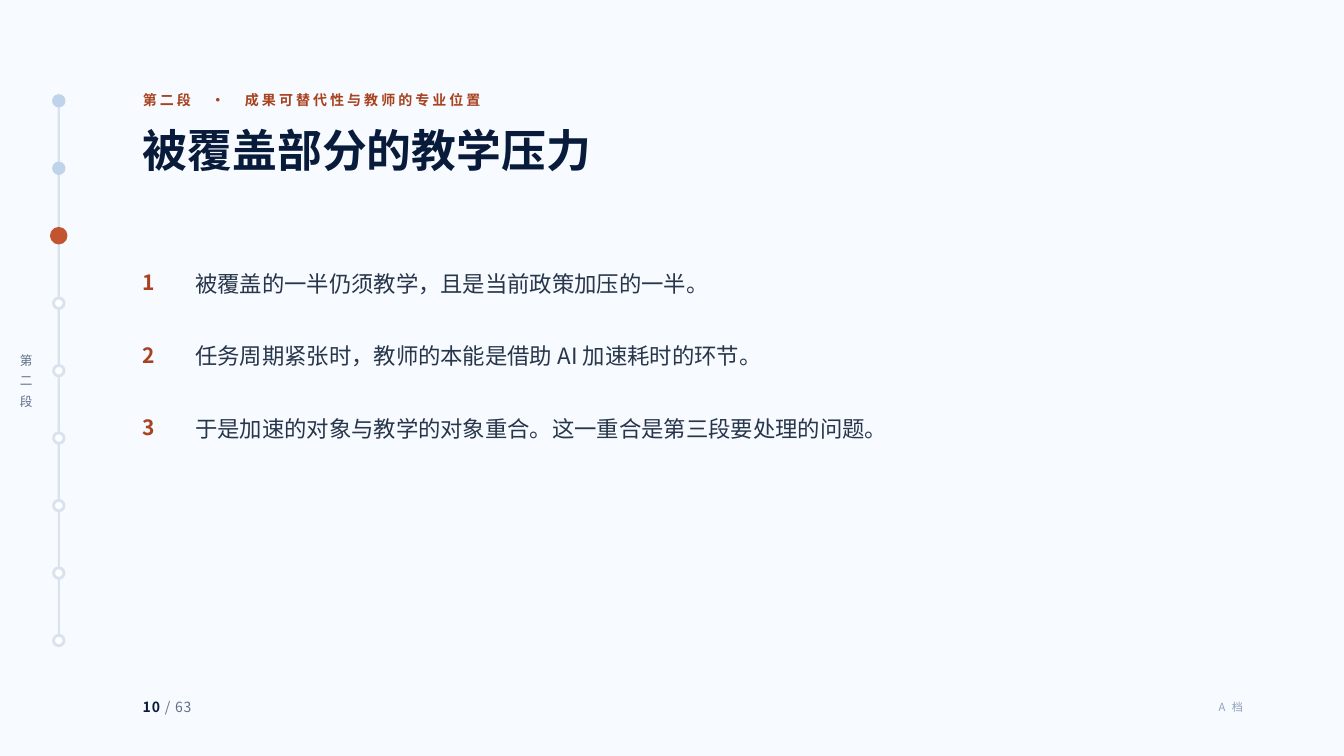
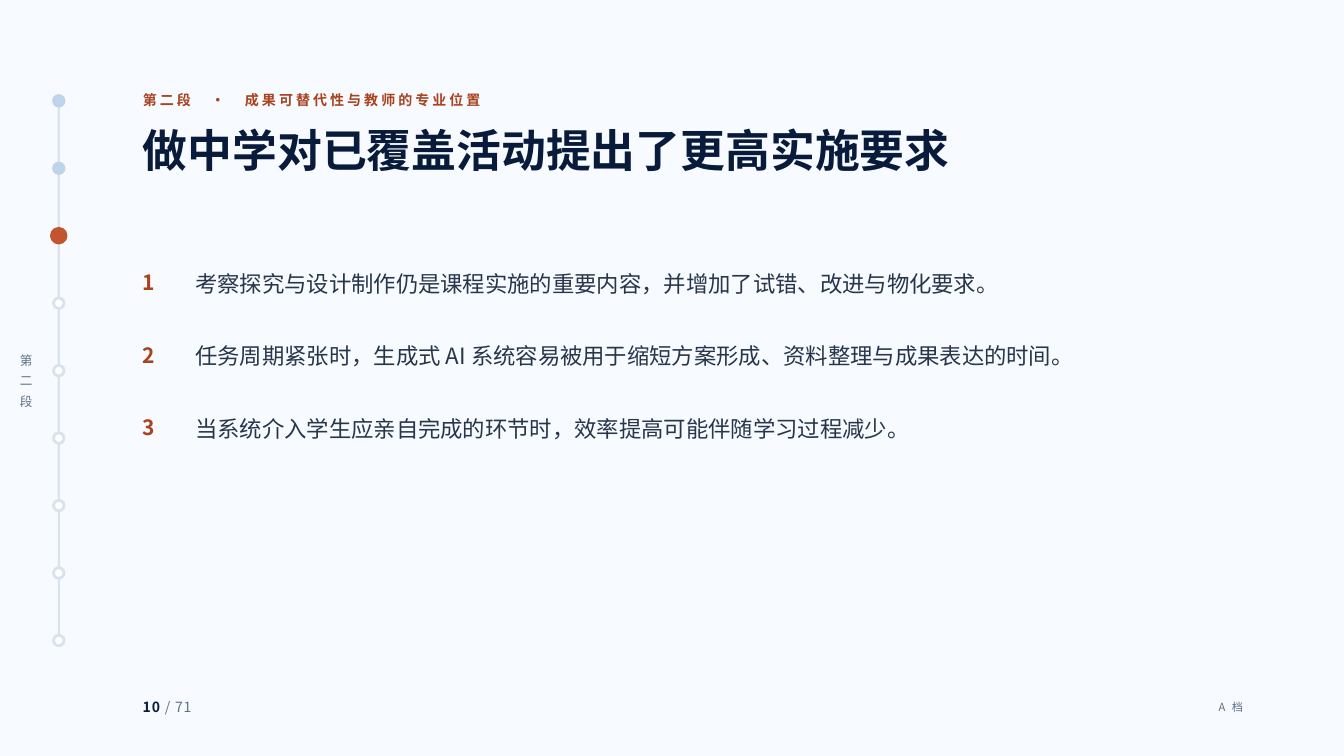
Before and after one commit to tonyxinvip/slides, a slide deck: slide 10 of comprehensive-practice-ai/做中学与综合实践活动.pptx. Drawn at 1344x756 pixels with LibreOffice and Linux fonts; fonts in the diff are those of the drawing. Boxes give left, top, right and bottom in pixels: in the first picture for what was removed or moved away, otherwise in the second. Text is boxed around its words. In the diff, an @@ line names an element or a change of style, - is before the commit and + after.

```diff
--- a/comprehensive-practice-ai/做中学与综合实践活动.pptx
+++ b/comprehensive-practice-ai/做中学与综合实践活动.pptx
@@ text at bbox=[143, 128, 950, 171]: text changed @@
-被覆盖部分的教学压力
+做中学对已覆盖活动提出了更高实施要求
@@ text at bbox=[195, 273, 998, 294]: text changed @@
-被覆盖的一半仍须教学，且是当前政策加压的一半。
+考察探究与设计制作仍是课程实施的重要内容，并增加了试错、改进与物化要求。
@@ text at bbox=[195, 345, 1074, 366]: text changed @@
-任务周期紧张时，教师的本能是借助 AI 加速耗时的环节。
+任务周期紧张时，生成式 AI 系统容易被用于缩短方案形成、资料整理与成果表达的时间。
@@ text at bbox=[195, 418, 909, 439]: text changed @@
-于是加速的对象与教学的对象重合。这一重合是第三段要处理的问题。
+当系统介入学生应亲自完成的环节时，效率提高可能伴随学习过程减少。
@@ text at bbox=[143, 701, 191, 712]: text changed @@
-10 / 63
+10 / 71
@@ text "A 档" at bbox=[1219, 702, 1243, 712]: text colour #8FA3BE to #5F7088 @@
```
Also in this commit, not shown: 62 other slides changed, 8 slides added, 20 other files.
